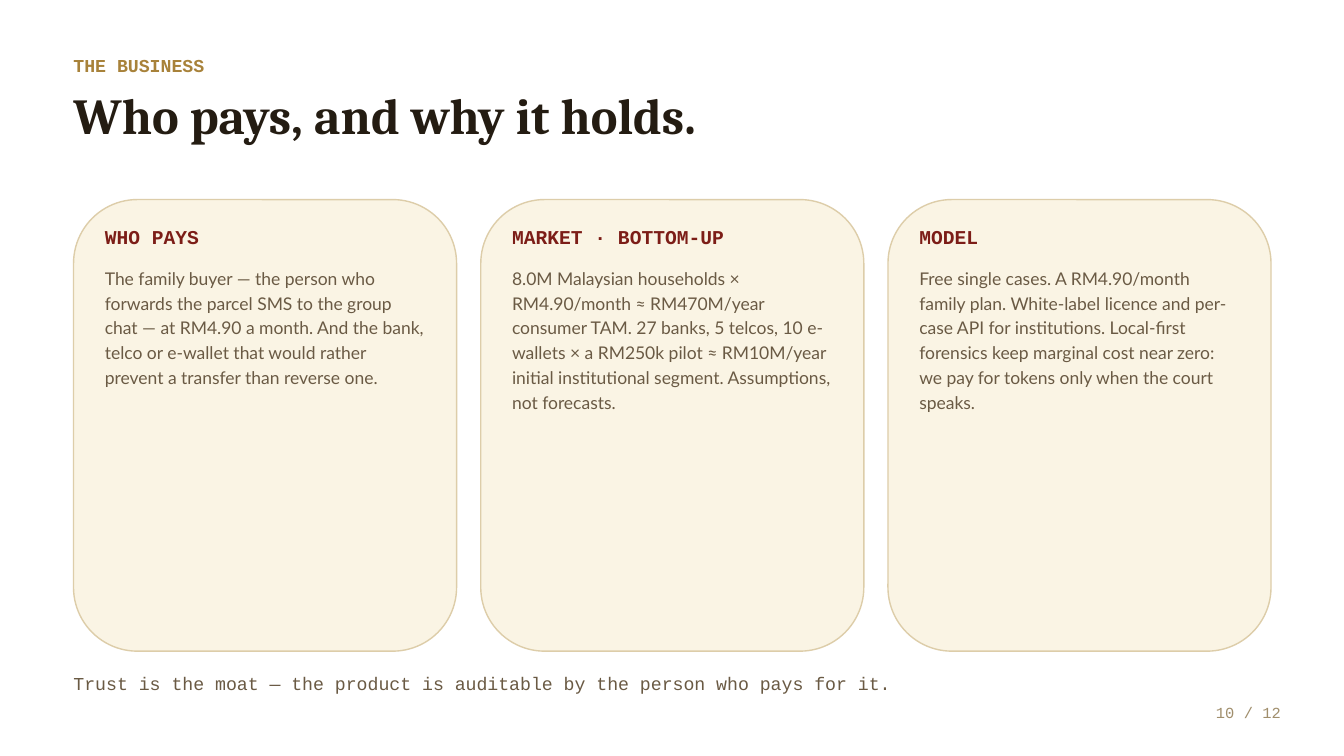
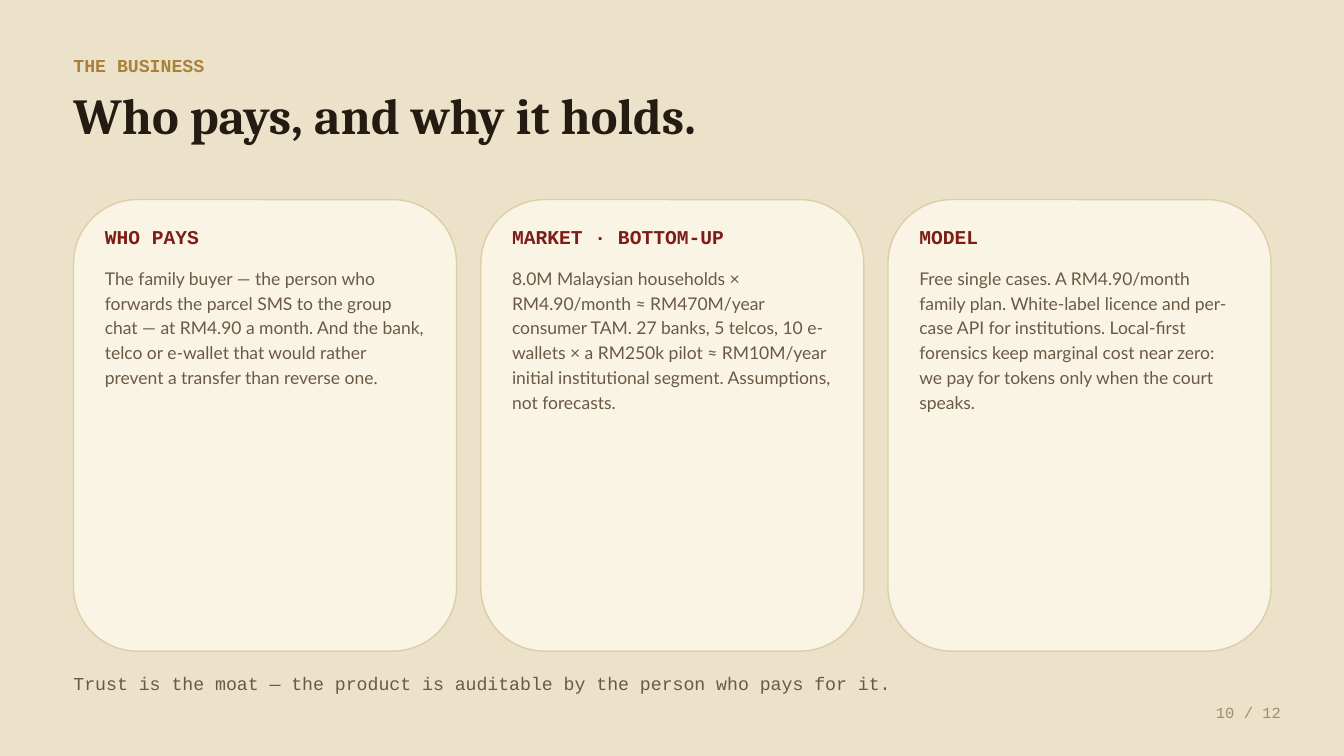
Before and after one commit to JinYi123456/gavel, a slide deck: slide 10 of submission/GAVEL-pitch.pptx. Drawn at 1344x756 pixels with LibreOffice and Linux fonts; fonts in the diff are those of the drawing. Boxes give left, top, right and bottom in pixels: in the first picture for what was removed or moved away, otherwise in the second. Text is boxed around its words. In the diff, an @@ line names an element or a change of style, - is before the commit and + after.

Commit message:
GAVEL: the business page sits on the same paper — slide background copied
A slide added through python-pptx inherits the blank layout's white,
not the deck's slide-level parchment (#ECE1C9), so page 10 exported
white. The background element is now copied from an existing slide;
rendered pixels match #ECE1C9. The deck script does the same on any
future rebuild.

```diff
--- a/submission/GAVEL-pitch.pptx
+++ b/submission/GAVEL-pitch.pptx
@@ background #FFFFFF to #ECE1C9 @@
```
Also in this commit, not shown: 1 other file.
